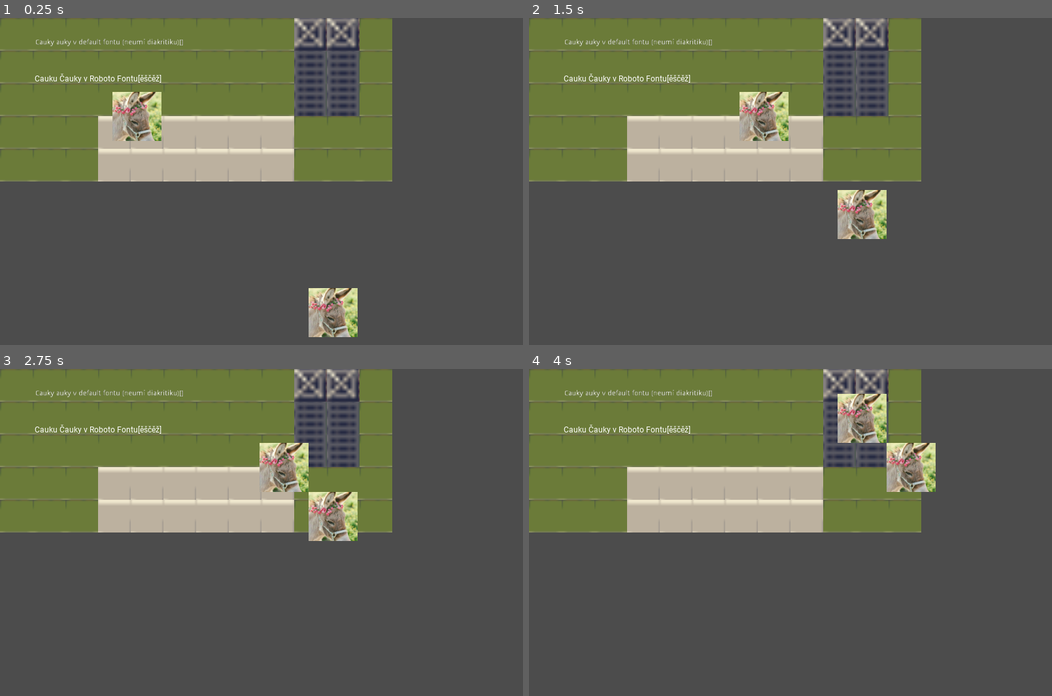
Above: before the commit, frames 1-4 (two rows, left to right).
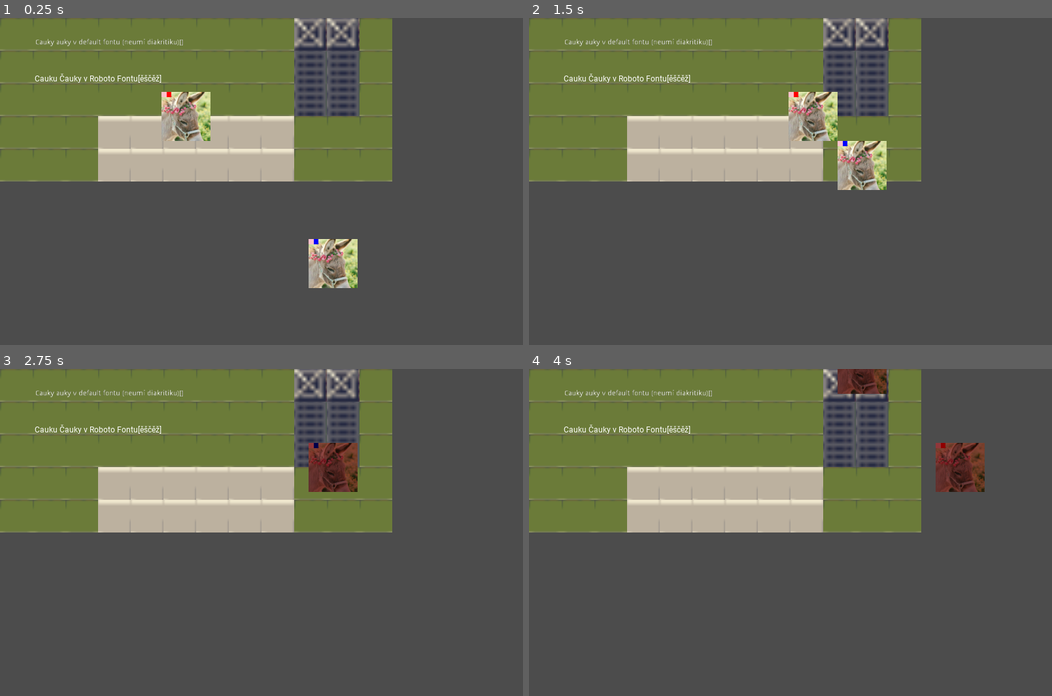
Above: after the commit, the same moments.

Repository: allemansratten/sos
Game: Godot game, scene res://scenes/game.tscn
Two runs of this game, one before a commit and one after it. Both use one fixed random seed, a clock stepped at 60 frames per second and the inputs below.
Inputs:
- Up to frame 1 (0.25 s): no input
- Up to frame 2 (1.5 s): tap Enter at 0.5 s; tap Space at 1.25 s
- Up to frame 3 (2.75 s): tap Enter at 2 s
- Up to frame 4 (4 s): tap Space at 2.75 s; tap Enter at 3.5 s

The runs differ from the first frame. In frame 1, 5.2% of the frame differs, in the area x 21-69%, y 22-98%; in frame 2, 5.2%, in the area x 40-69%, y 22-68%; in frame 3, 4.0%; in frame 4, 4.9%.

Commit message:
action on hit

Diff:
--- a/scripts/partner.gd
+++ b/scripts/partner.gd
@@ -25,11 +25,22 @@
 func random_goal_choice():
 	goal = ALL_GOALS[randi() % ALL_GOALS.size()]
 
+func die():
+	modulate = Color("#904949")
+
 # Called when the node enters the scene tree for the first time.
 func _ready():
-	random_color_choice(4)
+	random_color_choice(2)
 	random_goal_choice()
-	prints(colors, goal)
+
+	for c_i in range(len(colors)):
+		var flag = ColorRect.new()
+		flag.rect_position.x = -48 + c_i*10
+		flag.rect_position.y = -48
+		flag.color = ColorN(colors[c_i], 1)
+		flag.rect_size.x = 10
+		flag.rect_size.y = 10
+		add_child(flag)
 
 var delta_acc = 0
 
@@ -54,7 +65,6 @@
 func check_color_intersect(other_colors):
 	for c in colors:
 		if c in other_colors:
-			print(c)
 			return true
 	return false
 
@@ -67,6 +77,8 @@
 
 	if check_color_intersect(other.colors):
 		print("COLOR HIT oh no")
+		die()
+		other.die()
 		get_parent().game_over("color hit")
 
 	# return dominance
--- a/scripts/partner_driver.gd
+++ b/scripts/partner_driver.gd
@@ -16,11 +16,11 @@
 	partner_i += 1
 	if partner_i == 1:
 		partner.dir_x = 1
-		partner.position.x = 96*1
+		partner.position.x = 96*2
 	elif partner_i == 2:
 		partner.dir_y = -1
 		partner.position.x = 96*5
-		partner.position.y = 96*4
+		partner.position.y = 96*3
 
 	add_child(partner)
 
